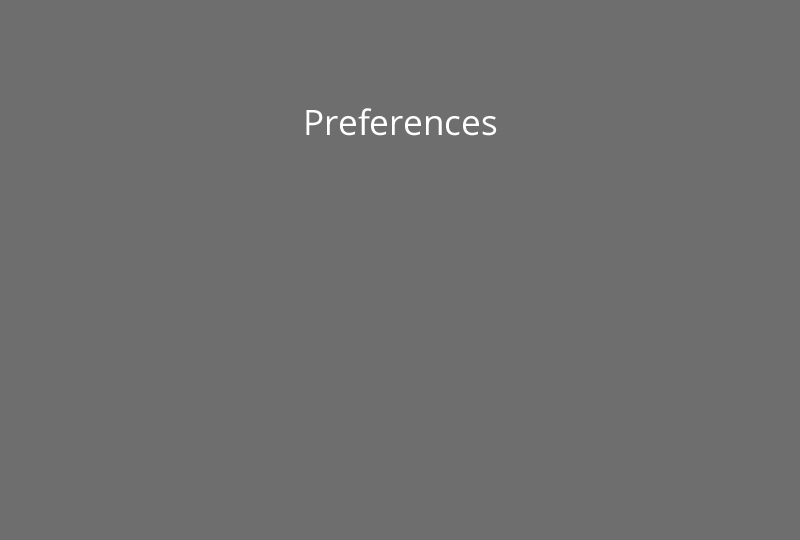
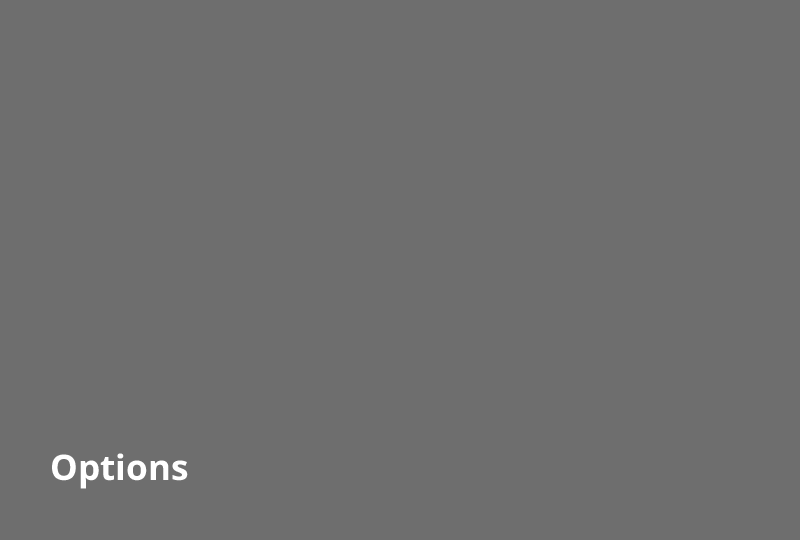
Layer changes from the first 800 × 540 image to the second:
renamed "Preferences" to "Options", painted on it over [left=52, top=108, right=497, bottom=489]
